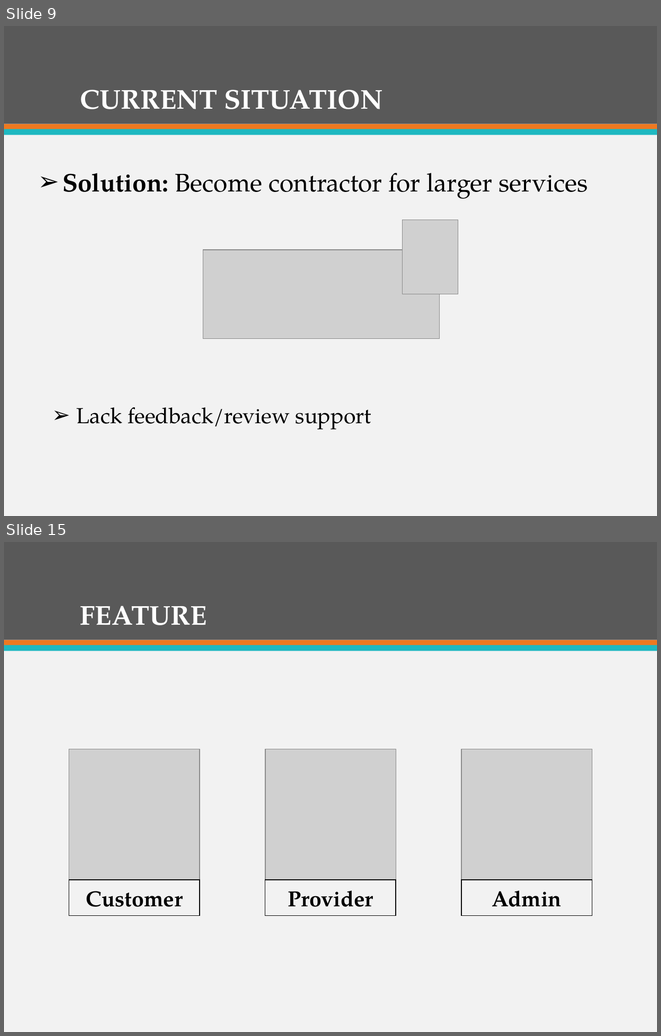
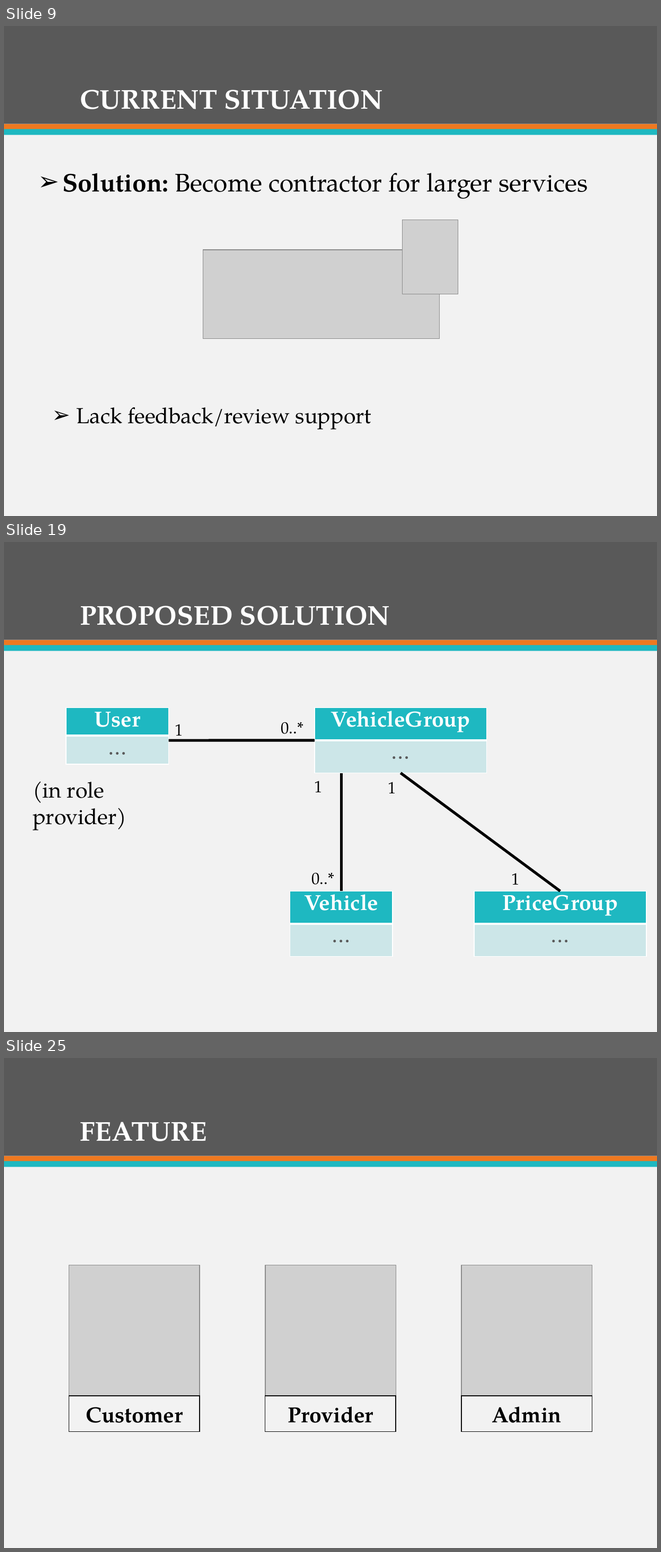
Before and after one commit to firzgard/CarRentalPortal, a slide deck: slide/CAR RENTAL PORTAL-Official.pptx. Shown one above the other, each under a label of ours: slides 9 and 15 before the commit, slides 9, 19 and 25 after it; the slides between them are not shown. The pictures are 661x1036 and 661x1552 pixels, drawn with LibreOffice and Linux fonts; fonts in the diff are those of the drawing; grey boxes stand for pictures. Boxes give left, top, right and bottom in pixels: in the first picture for what was removed or moved away, otherwise in the second. Text is boxed around its words. In the diff, an @@ line names an element or a change of style, - is before the commit and + after.

```diff
--- a/slide/CAR RENTAL PORTAL-Official.pptx
+++ b/slide/CAR RENTAL PORTAL-Official.pptx
@@ slide 19 added at box(4, 542, 657, 1032), background #F2F2F2; not listed: 3 template elements that a slide beside it also shows @@
@@ title added at box(80, 606, 390, 625), 30 pt, text #FFFFFF, bold @@
+PROPOSED SOLUTION
@@ table added at box(66, 708, 168, 773), 2 rows, 1 columns @@
+User
+…
@@ table added at box(315, 708, 487, 773), 2 rows, 1 columns @@
+VehicleGroup
+…
@@ text added at box(175, 724, 183, 742), 18 pt, text #000000 @@
+1
@@ text added at box(281, 722, 304, 740), 18 pt, text #000000 @@
+0..*
@@ line added from (168, 741) to (315, 741), #000000 3 pt @@
@@ line added from (341, 773) to (341, 891), #000000 3 pt @@
@@ line added from (560, 891) to (400, 773), #000000 3 pt @@
@@ text added at box(33, 781, 126, 830), 24 pt, text #000000 @@
+(in role provider)
@@ text added at box(314, 780, 322, 792), 18 pt, text #000000 @@
+1
@@ text added at box(388, 782, 396, 793), 18 pt, text #000000 @@
+1
@@ text added at box(311, 872, 334, 884), 18 pt, text #000000 @@
+0..*
@@ text added at box(511, 873, 519, 884), 18 pt, text #000000 @@
+1
@@ table added at box(290, 891, 392, 956), 2 rows, 1 columns @@
+Vehicle
+…
@@ table added at box(474, 891, 646, 956), 2 rows, 1 columns @@
+PriceGroup
+…
@@ what was slide 15 is now slide 25 @@
```
Also in this commit, not shown: 4 slides changed, 10 other slides added, 1 slide removed.
